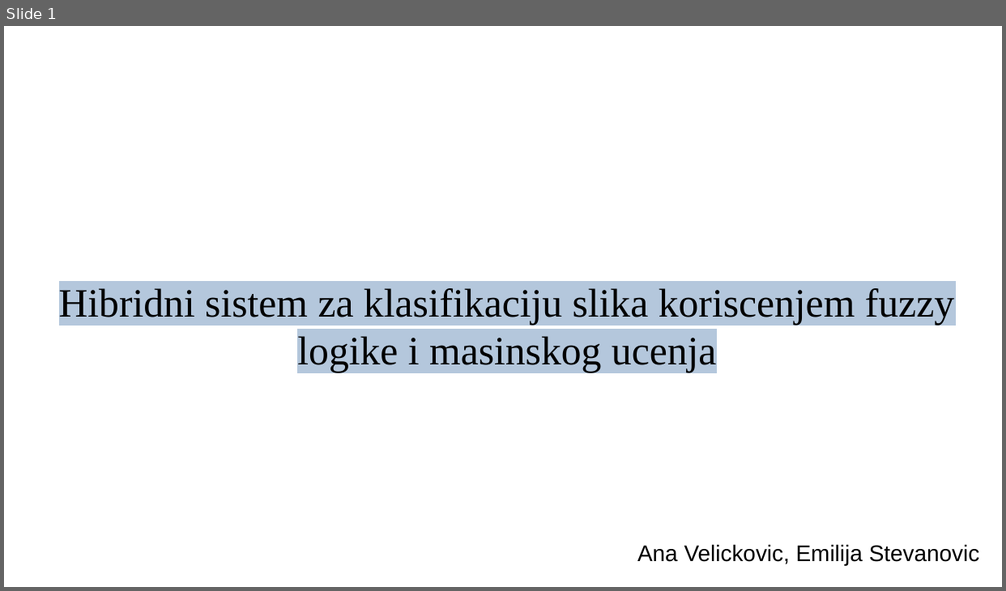
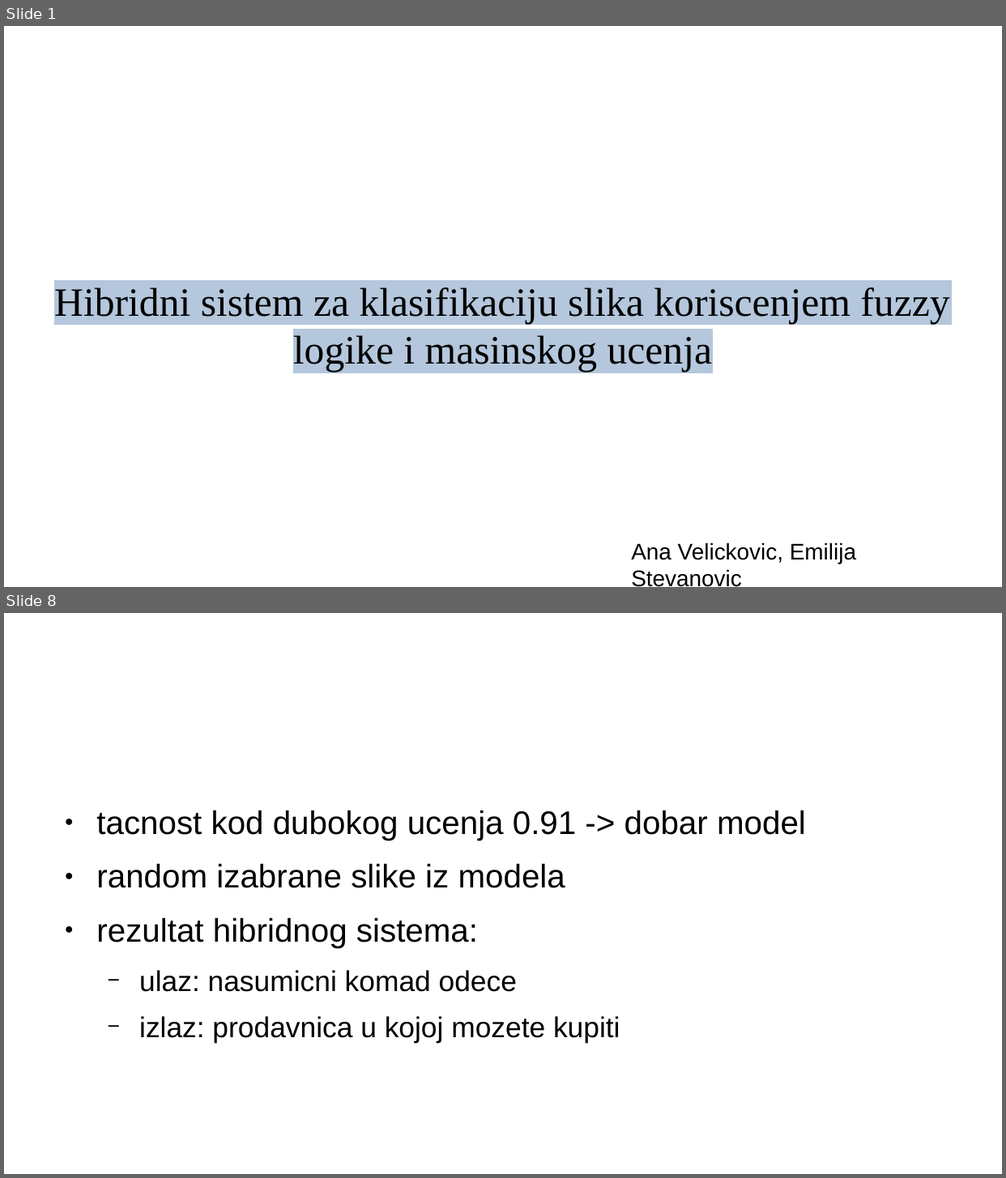
Before and after one commit to VelickovicAna/ri_projekat, a slide deck: prezentacija.odp. Shown one above the other, each under a label of ours: slide 1 before the commit, slides 1 and 8 after it; the slides between them are not shown. The pictures are 1006x591 and 1006x1178 pixels, drawn with LibreOffice and Linux fonts; fonts in the diff are those of the drawing; background and template pictures are left out. Boxes give left, top, right and bottom in pixels: in the first picture for what was removed or moved away, otherwise in the second. Text is boxed around its words. In the diff, an @@ line names an element or a change of style, - is before the commit and + after.

```diff
--- a/prezentacija.odp
+++ b/prezentacija.odp
@@ slide 8 added at <box>4,613,1002,1174</box>, background #FFFFFF @@
@@ title added at <box>53,635,749,727</box>, 35.7 pt, text #FFFFFF @@
+Rezultati
@@ text added at <box>96,810,806,1042</box>, 26 pt, text #000000 @@
+● tacnost kod dubokog ucenja 0.91 -> dobar model
+● random izabrane slike iz modela
+● rezultat hibridnog sistema:
+  − ulaz: nasumicni komad odece
+  − izlaz: prodavnica u kojoj mozete kupiti
@@ slide 1 changed as well @@
@@ subtitle "Hibridni sistem za klasifikaciju slika ...": place and size @@
-subtitle "Hibridni sistem za klasifikaciju slika ..." at <box>59,288,954,373</box>
+subtitle "Hibridni sistem za klasifikaciju slika ..." at <box>54,288,949,373</box>
@@ text "Ana Velickovic, Emilija Stevanovic" rewrapped from <box>637,544,980,565</box> to <box>631,543,856,587</box> @@
```
Also in this commit, not shown: 7 other slides added, 13 slides removed.
